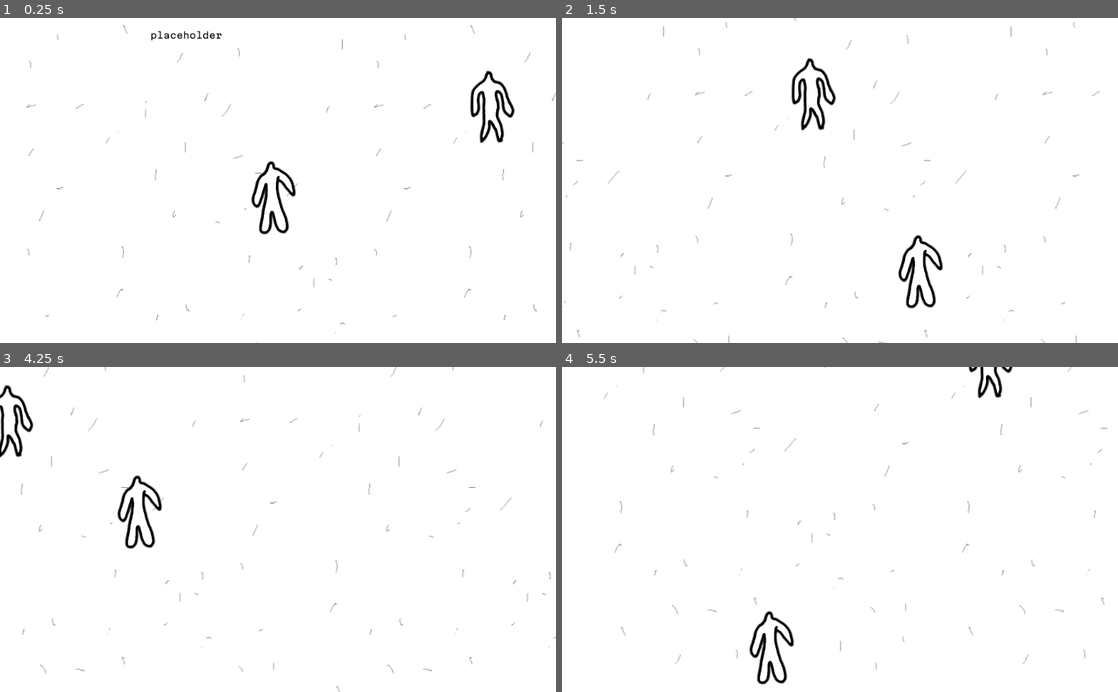
Above: before the commit, frames 1-4 (two rows, left to right).
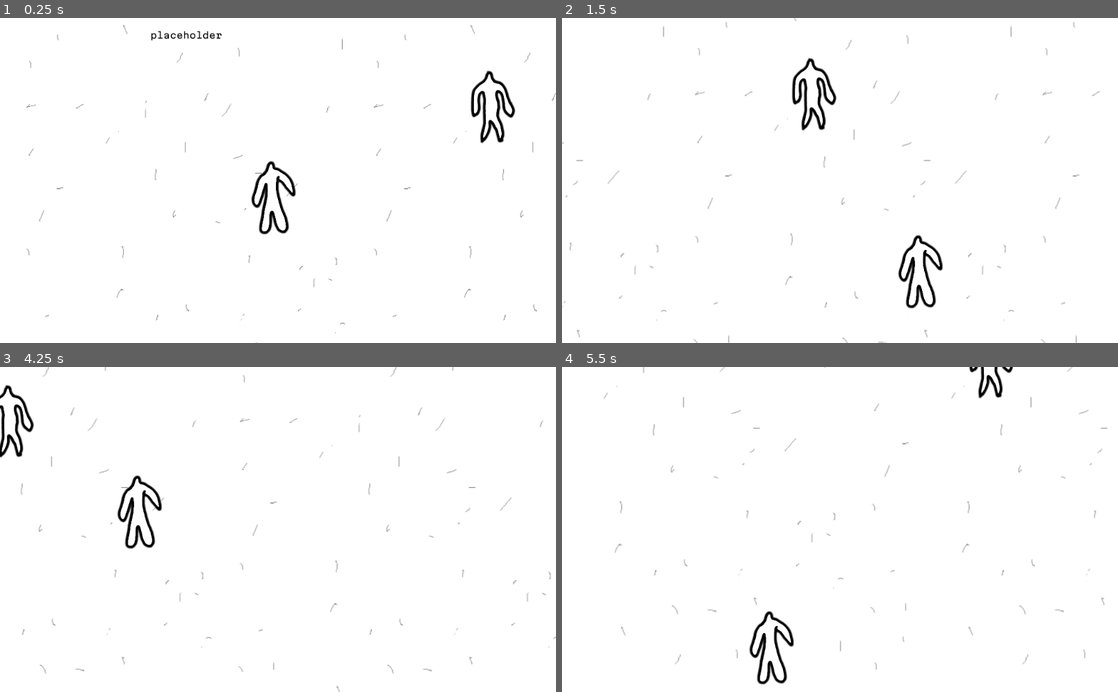
Above: after the commit, the same moments.

Repository: glitchcore/summon_55
Game: Godot game, scene res://Game.tscn
Two runs of this game, one before a commit and one after it. Both use one fixed random seed, a clock stepped at 60 frames per second and the inputs below.
Inputs (mouse positions are in pixels of both pictures, inside the frame that each line leads up to):
- Up to frame 1 (0.25 s): no input
- Up to frame 2 (1.5 s): tap Enter at 0.5 s; move the mouse to (962, 164) at 0.52 s; hold Right (ui_right) 0.53-1.28 s; move the mouse to (728, 196) at 1.27 s; hold Down (ui_down) from 1.28 s (still down)
- Up to frame 3 (4.25 s): move the mouse to (333, 458) at 2.02 s; release Down (ui_down) at 2.03 s; hold Right (ui_right) 2.03-2.78 s; move the mouse to (250, 594) at 2.77 s; hold Up (ui_up) 2.78-3.53 s; move the mouse to (444, 578) at 3.52 s; hold Left (ui_left) from 3.53 s (still down)
- Up to frame 4 (5.5 s): move the mouse to (673, 480) at 4.27 s; move the mouse to (867, 529) at 5.02 s; release Left (ui_left) at 5.03 s; hold Down (ui_down) from 5.03 s (still down)

The runs differ from the first frame. In frame 1, 0.5% of the frame differs, in the area x 84-93%, y 16-39%; in frame 2, 0.5%, in the area x 41-50%, y 12-35%; in frame 3, 0.4%; in frame 4, 0.2%.

Commit message:
enable touch input

Diff:
--- a/Game.tscn
+++ b/Game.tscn
@@ -19,7 +19,7 @@
 [node name="Label" parent="." instance=ExtResource( 3 )]
 
 [node name="Man" parent="." instance=ExtResource( 4 )]
-position = Vector2( 624, 208 )
+position = Vector2( 625, 208 )
 
 [node name="Player" parent="." instance=ExtResource( 2 )]
 position = Vector2( 235, 278 )
--- a/project.godot
+++ b/project.godot
@@ -28,6 +28,7 @@
 ui_click={
 "deadzone": 0.5,
 "events": [ Object(InputEventMouseButton,"resource_local_to_scene":false,"resource_name":"","device":0,"alt":false,"shi …(212 unchanged characters)…
+, Object(InputEventMouseButton,"resource_local_to_scene":false,"resource_name":"","device":-1,"alt":false,"shift":false,"control":false,"meta":false,"command":false,"button_mask":0,"position":Vector2( 0, 0 ),"global_position":Vector2( 0, 0 ),"factor":1.0,"button_index":1,"pressed":false,"doubleclick":false,"script":null)
  ]
 }
 
Not shown, added: docs/index.apple-touch-icon.png.import
Not shown, added: docs/index.icon.png.import
Not shown, added: docs/index.png.import
Not shown, changed: docs/index.html
Not shown, changed: docs/index.js
Not shown, changed: docs/index.pck
Not shown, changed: docs/index.wasm
